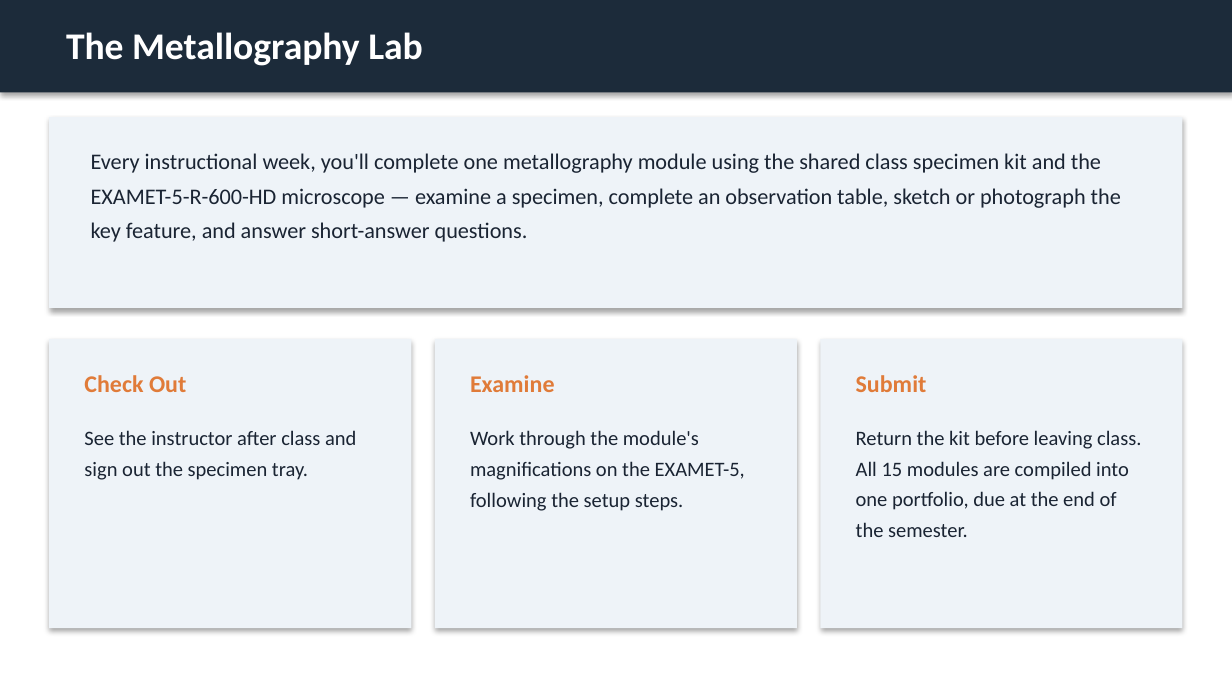
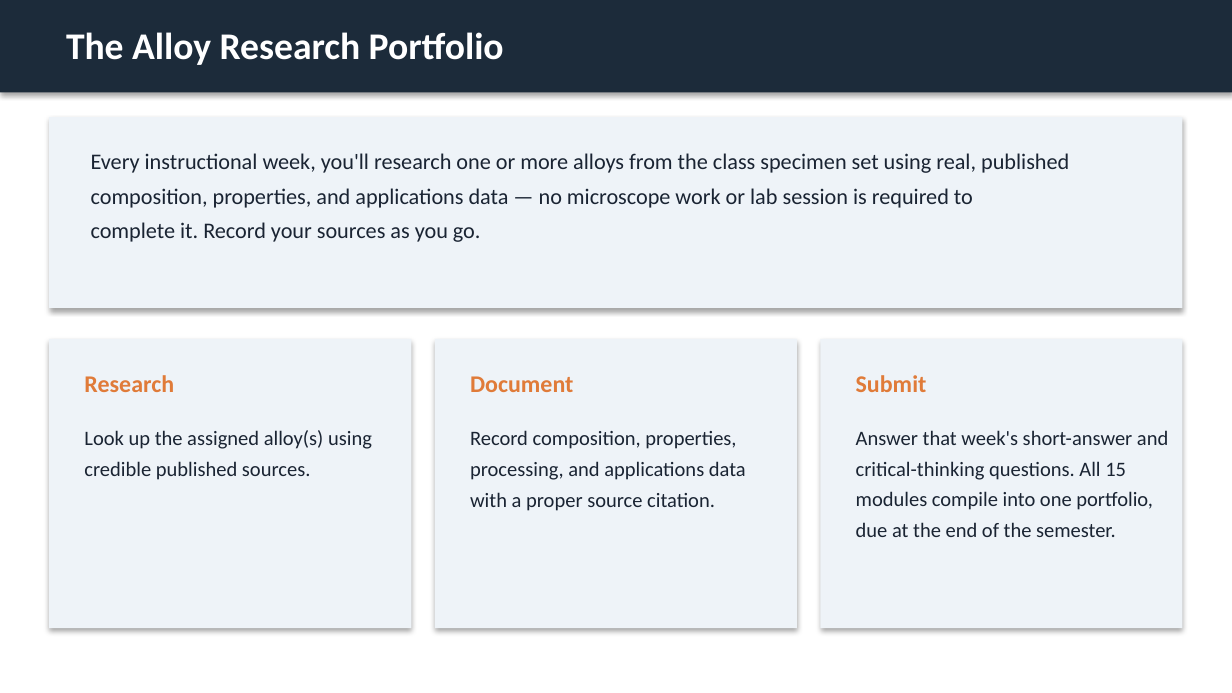
Before and after one commit to kainanis808/kainanis808.github.io, a slide deck: slide 7 of MECH191_metallurgy/slideDecks/pptx/MECH191_Week1_Intro.pptx. Drawn at 1232x693 pixels with LibreOffice and Linux fonts; fonts in the diff are those of the drawing. Boxes give left, top, right and bottom in pixels: in the first picture for what was removed or moved away, otherwise in the second. Text is boxed around its words. In the diff, an @@ line names an element or a change of style, - is before the commit and + after.

```diff
--- a/MECH191_metallurgy/slideDecks/pptx/MECH191_Week1_Intro.pptx
+++ b/MECH191_metallurgy/slideDecks/pptx/MECH191_Week1_Intro.pptx
@@ text at (66, 32, 504, 65): text changed @@
-The Metallography Lab
+The Alloy Research Portfolio
@@ text at (91, 153, 1069, 173): text changed @@
-Every instructional week, you'll complete one metallography module using the shared class specimen kit and the
+Every instructional week, you'll research one or more alloys from the class specimen set using real, published
@@ text at (91, 188, 973, 208): text changed @@
-EXAMET-5-R-600-HD microscope — examine a specimen, complete an observation table, sketch or photograph the
+composition, properties, and applications data — no microscope work or lab session is required to
@@ text at (91, 222, 481, 242): text changed @@
-key feature, and answer short-answer questions.
+complete it. Record your sources as you go.
@@ text at (84, 375, 174, 392): text changed @@
-Check Out
+Research
@@ text at (470, 376, 573, 392): text changed @@
-Examine
+Document
@@ text at (84, 430, 372, 449): text changed @@
-See the instructor after class and
+Look up the assigned alloy(s) using
@@ text at (470, 430, 736, 449): text changed @@
-Work through the module's
+Record composition, properties,
@@ text at (856, 430, 1168, 445): text changed @@
-Return the kit before leaving class.
+Answer that week's short-answer and
@@ text at (84, 461, 310, 480): text changed @@
-sign out the specimen tray.
+credible published sources.
@@ text at (470, 461, 746, 480): text changed @@
-magnifications on the EXAMET-5,
+processing, and applications data
@@ text at (856, 461, 1126, 480): text changed @@
-All 15 modules are compiled into
+critical-thinking questions. All 15
@@ text at (470, 492, 715, 511): text changed @@
-following the setup steps.
+with a proper source citation.
@@ text at (856, 491, 1153, 510): text changed @@
-one portfolio, due at the end of
+modules compile into one portfolio,
@@ text at (856, 522, 1116, 537): text changed @@
-the semester.
+due at the end of the semester.
```
Also in this commit, not shown: 2 other slides changed, 48 other files.
